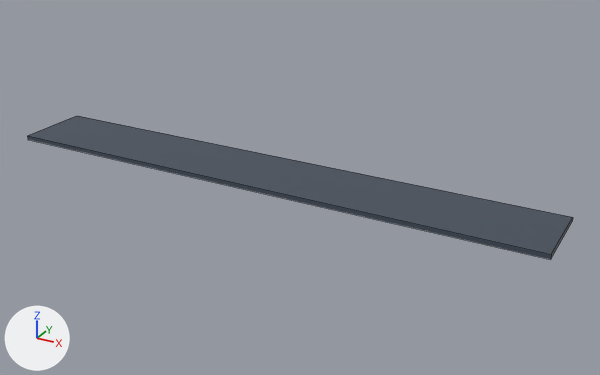
The FBX model project-steampunk/Assets/Art/Models/Level3Props/Room1/Models/Door0Ceiling.fbx: old version first, new version second.
One viewpoint serves both versions: a 50 mm camera at (1784.9, 210.9, 125.5) aimed at (1706.0, 354.3, 53.8). Arrows for +X, +Y and +Z are at lower left; the lights stay in place. Mesh edges are drawn as thin lines. Where no turn or scale is listed for an object, it has been applied to the vertices.
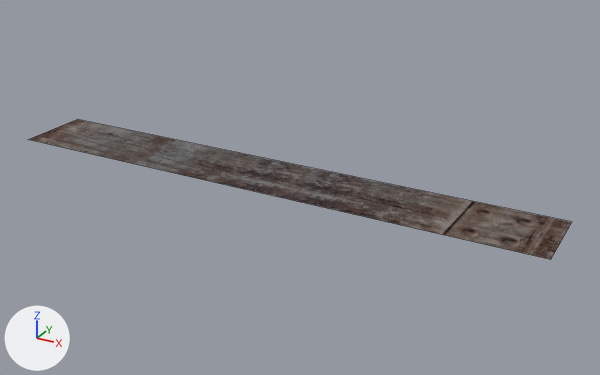
The newer file is also turned or shifted as a whole; pictures and numbers use the older file's frame.

Location of each change, (x1, y1, x2, y2) in pixels of the pictures (600 x 375 px):
'Plane.359', reshaped: before (27, 116, 573, 260); after (28, 119, 572, 260)
part 1 of me_plane_007, deleted (blue): before (27, 116, 573, 260)
part 2 of me_plane_007, recoloured: after (28, 119, 572, 260)

The change, as a diff of the scene's bpy script:
```diff
--- a/project-steampunk/Assets/Art/Models/Level3Props/Room1/Models/Door0Ceiling.fbx.py
+++ b/project-steampunk/Assets/Art/Models/Level3Props/Room1/Models/Door0Ceiling.fbx.py
@@ img_rivetted_metal_1_diffuse_jpg @@
+img_rivetted_metal_1_diffuse_jpg = load_image('rivetted-metal-1_diffuse.jpg', '../../Room0/Textures/rivetted_metal_b48ba5c3-8abd-4f4b-817a-141d8e9e1c19/rivetted-metal-1_diffuse.jpg', 2048, 2048, 'sRGB')
@@ img_rivetted_metal_1_smooth_jpg @@
+img_rivetted_metal_1_smooth_jpg = load_image('rivetted-metal-1_smooth.jpg', '../../Room0/Textures/rivetted_metal_b48ba5c3-8abd-4f4b-817a-141d8e9e1c19/rivetted-metal-1_smooth.jpg', 2048, 2048, 'Non-Color')
@@ img_rivetted_metal_1_metal_jpg @@
+img_rivetted_metal_1_metal_jpg = load_image('rivetted-metal-1_metal.jpg', '../../Room0/Textures/rivetted_metal_b48ba5c3-8abd-4f4b-817a-141d8e9e1c19/rivetted-metal-1_metal.jpg', 2048, 2048, 'Non-Color')
@@ mat_rivetted_metal @@
+mat_rivetted_metal = bpy.data.materials.new('Rivetted Metal')
+# uses the picture img_rivetted_metal_1_diffuse_jpg
+# uses the picture img_rivetted_metal_1_metal_jpg
+# uses the picture img_rivetted_metal_1_smooth_jpg
@@ me_plane_007 @@
 # used by ob_plane_359; location = (1708.6, 340.6, 57.0)
 # verts and faces of me_plane_007; kept vertices keep their numbers, new ones are numbered from 8
 # before: 0 (-71.0, 3.0, 0.0) at pixel (27, 135), 1 (53.0, 3.0, 0.0) at pixel (551, 254), 2 (-71.0, 20.0, 0.0) at pixel (76, 115), 3 (53.0, 20.0, 0.0) at pixel (572, 217), 4 (-71.0, 3.0, -1.0) at pixel (27, 139)
 # before: 5 (53.0, 3.0, -1.0) at pixel (550, 259), 6 (-71.0, 20.0, -1.0), 7 (53.0, 20.0, -1.0) at pixel (572, 221)
-me_plane_007.from_pydata(...)  # 8 vertices, 6 faces; spans x -71.0..53.0, y 3.0..20.0, z -1.0..0.0
-me_plane_007.materials.append(mat_wall0)  # dark blue #424c5a
+me_plane_007.from_pydata(...)  # 4 vertices, 1 face; spans x -71.0..53.0, y 3.0..20.0, z -1.0
+# me_plane_007 part 1
+delete_vertices([*range(0, 4)])  # with the faces that use them
+# me_plane_007 part 2: 1 face spanning x -71.0..53.0, y 3.0..20.0, z -1.0 switches from mat_wall0 (dark blue #424c5a) to mat_rivetted_metal
+me_plane_007.materials.append(mat_rivetted_metal)
```
